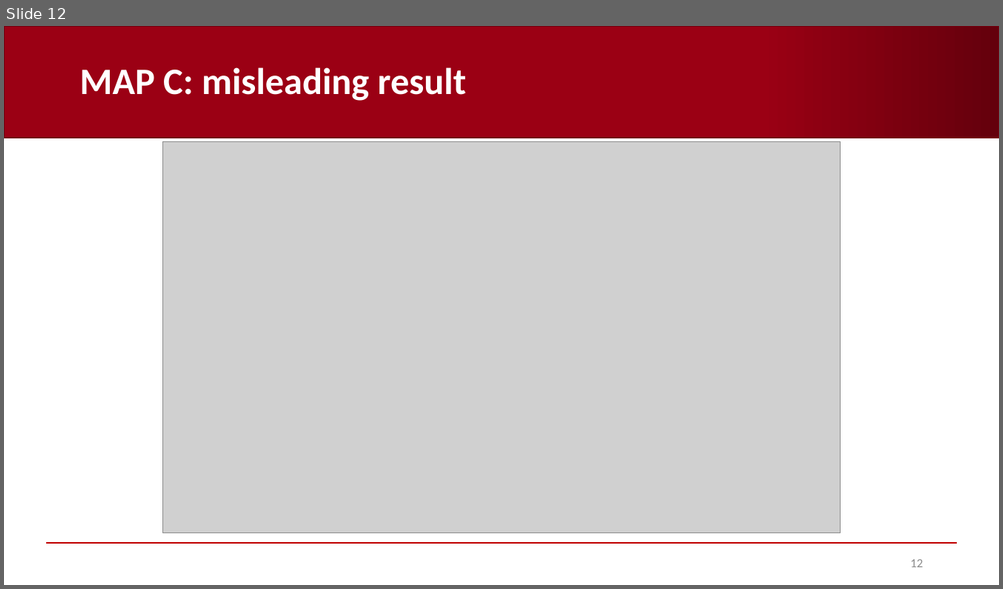
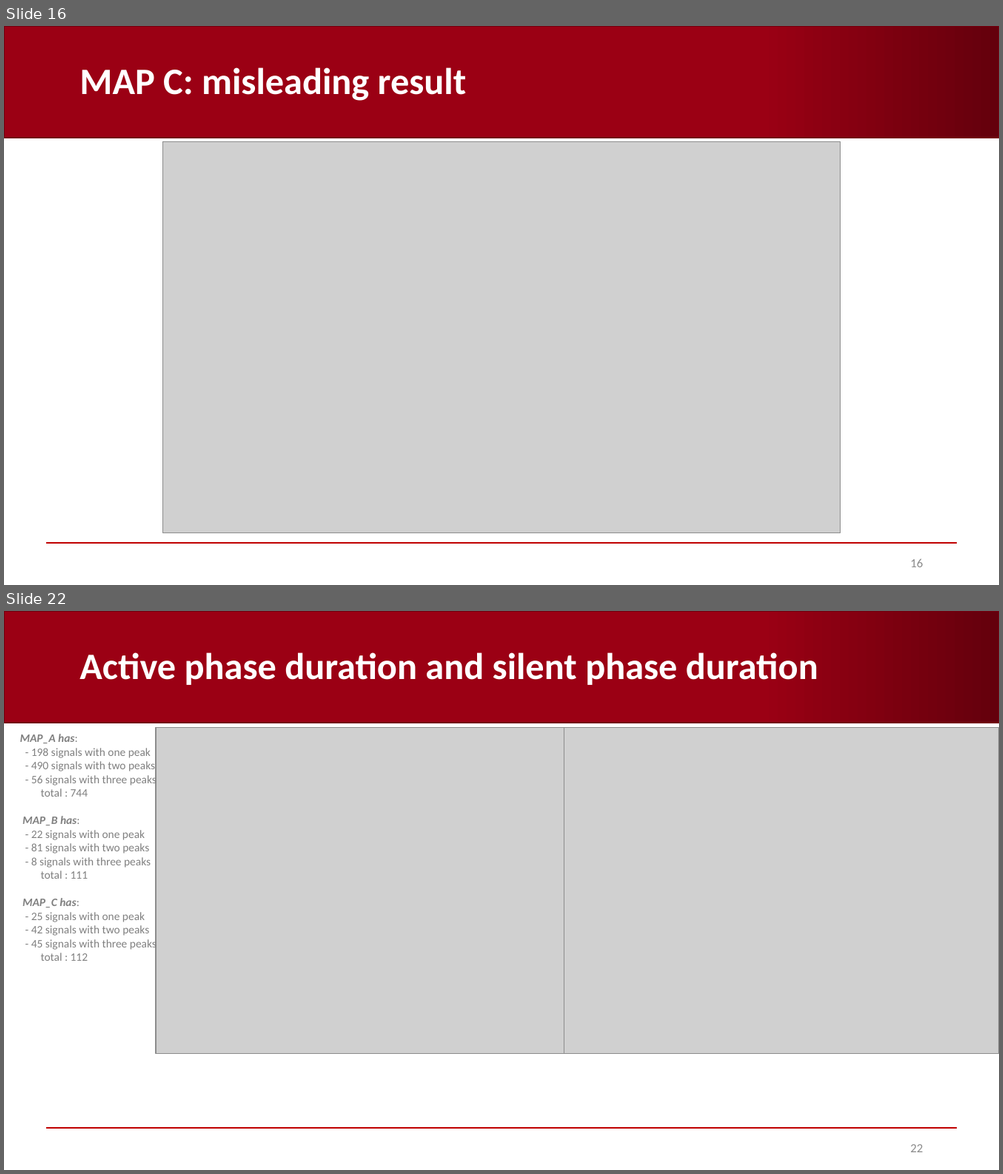
Before and after one commit to AndreaCorrado00/Tesi_magistrale_Corrado_Andrea, a slide deck: Documentation/7. Envelope analysis.pptx. Shown one above the other, each under a label of ours: slide 12 before the commit, slides 16 and 22 after it; the slides between them are not shown. The pictures are 1003x589 and 1003x1174 pixels, drawn with LibreOffice and Linux fonts; fonts in the diff are those of the drawing; grey boxes stand for pictures; background and template pictures are left out. Boxes give left, top, right and bottom in pixels: in the first picture for what was removed or moved away, otherwise in the second. Text is boxed around its words. In the diff, an @@ line names an element or a change of style, - is before the commit and + after.

```diff
--- a/Documentation/7. Envelope analysis.pptx
+++ b/Documentation/7. Envelope analysis.pptx
@@ slide 22 added at (x1=4, y1=611, x2=999, y2=1170), background #FFFFFF; not listed: 2 template elements that a slide beside it also shows @@
@@ title added at (x1=79, y1=652, x2=818, y2=685), 36 pt, text #FFFFFF, bold @@
+Active phase duration and silent phase duration
@@ text added at (x1=20, y1=734, x2=156, y2=961), 11 pt, text #808080 @@
+MAP_A has:
+- 198 signals with one peak
+- 490 signals with two peaks
+- 56 signals with three peaks
+total : 744
+MAP_B has:
+- 22 signals with one peak
+- 81 signals with two peaks
+- 8 signals with three peaks
+total : 111
+MAP_C has:
+- 25 signals with one peak
+- 42 signals with two peaks
+- 45 signals with three peaks
+total : 112
@@ picture added at (x1=156, y1=727, x2=590, y2=1054) @@
@@ picture added at (x1=563, y1=727, x2=999, y2=1054) @@
@@ page number added at (x1=910, y1=1145, x2=922, y2=1153), 12 pt, text #8C8C8C @@
+22
@@ what was slide 12 is now slide 16 @@
@@ page number at (x1=910, y1=560, x2=922, y2=568): text changed @@
-12
+16
```
Also in this commit, not shown: 2 slides changed, 10 other slides added, 16 other files.
